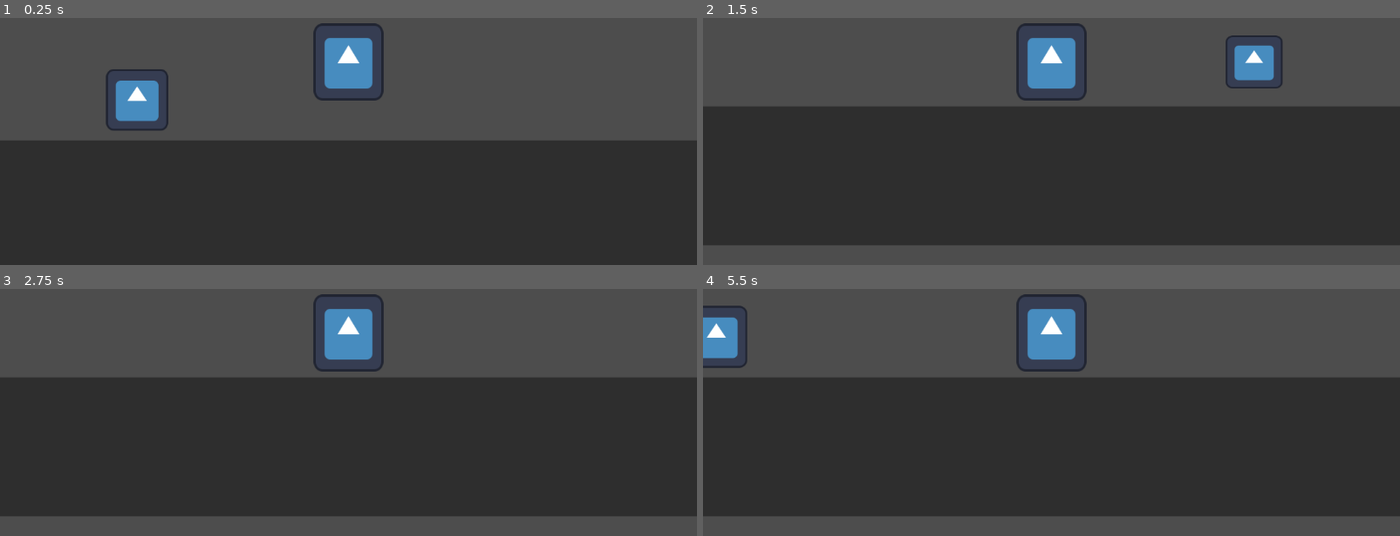
Above: before the commit, frames 1-4 (two rows, left to right).
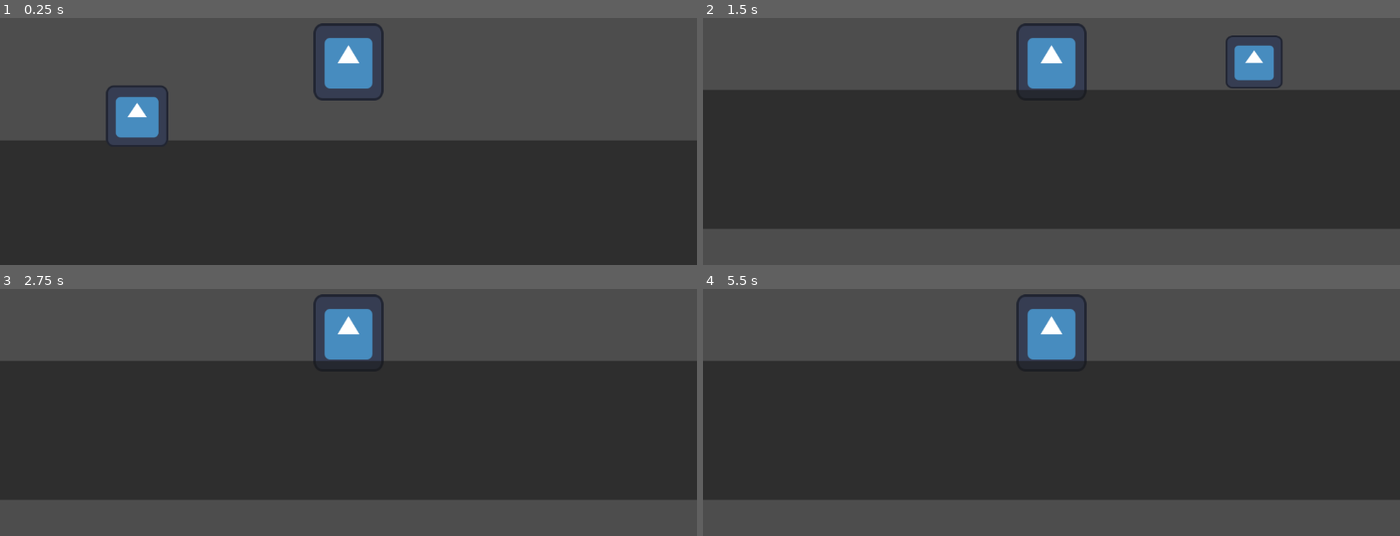
Above: after the commit, the same moments.

Repository: pieberrykinnie/witchs-forest
Game: Godot game, scene res://World.tscn
Two runs of this game, one before a commit and one after it. Both use one fixed random seed, a clock stepped at 60 frames per second and the inputs below. This scene is started directly instead of the project's main scene. The engine's default icon, where the game draws it, is replaced by a stand-in: a white triangle on a blue panel in a dark square.
Inputs:
- Up to frame 1 (0.25 s): no input
- Up to frame 2 (1.5 s): tap Enter (ui_accept) at 0.5, 0.77 s; hold Right (ui_right) from 0.53 s (still down)
- Up to frame 3 (2.75 s): tap Enter (ui_accept) at 1.52 s; release Right (ui_right) at 2.03 s; hold Left (ui_left) from 2.03 s (still down)
- Up to frame 4 (5.5 s): tap Enter (ui_accept) at 2.75, 3.02, 3.5, 3.77, 4.52 s; release Left (ui_left) at 2.78 s; hold Right (ui_right) 2.78-4.28 s; hold Left (ui_left) 4.28-5.03 s; hold Right (ui_right) from 5.03 s (still down)

The runs differ from the first frame. In frame 1, 1.3% of the frame differs, in the area x 15-25%, y 20-52%; in frame 2, 13%; in frame 3, 13%; in frame 4, 13%, in the area x 0-100%, y 6-92%.

Commit message:
Add files via upload

Diff:
--- a/Player/World.tscn
+++ b/Player/World.tscn
@@ -9,6 +9,9 @@
 [sub_resource type="RectangleShape2D" id="RectangleShape2D_ede3v"]
 size = Vector2(1909.5, 154)
 
+[sub_resource type="RectangleShape2D" id="RectangleShape2D_ryc1w"]
+size = Vector2(1046, 125)
+
 [node name="World" type="Node2D"]
 position = Vector2(-77, 58)
 
@@ -16,7 +19,7 @@
 position = Vector2(615, 184)
 
 [node name="StaticBody2D" type="StaticBody2D" parent="."]
-position = Vector2(220, 25)
+position = Vector2(226, 42)
 collision_mask = 6
 
 [node name="CollisionShape2D" type="CollisionShape2D" parent="StaticBody2D"]
@@ -24,12 +27,16 @@
 shape = SubResource("RectangleShape2D_db4ot")
 
 [node name="CollisionShape2D3" type="CollisionShape2D" parent="StaticBody2D"]
-position = Vector2(1622, 164)
+position = Vector2(2413, 174)
 shape = SubResource("RectangleShape2D_db4ot")
 
 [node name="CollisionShape2D2" type="CollisionShape2D" parent="StaticBody2D"]
 position = Vector2(802.25, 340)
 shape = SubResource("RectangleShape2D_ede3v")
+
+[node name="CollisionShape2D4" type="CollisionShape2D" parent="StaticBody2D"]
+position = Vector2(1922, 442)
+shape = SubResource("RectangleShape2D_ryc1w")
 
 [node name="Panel" type="Panel" parent="."]
 offset_left = 74.0
--- a/Player/player.tscn
+++ b/Player/player.tscn
@@ -27,8 +27,11 @@
 zoom = Vector2(1.6, 1.6)
 
 [node name="Area2D" type="Area2D" parent="."]
+collision_layer = 2
+collision_mask = 4
 
 [node name="CollisionShape2D" type="CollisionShape2D" parent="Area2D"]
 shape = SubResource("RectangleShape2D_qa6mr")
+debug_color = Color(0.760784, 0.25098, 0.92549, 0.419608)
 
 [connection signal="body_entered" from="Area2D" to="." method="_on_area_2d_body_entered"]
--- a/Player/slime.gd
+++ b/Player/slime.gd
@@ -7,6 +7,7 @@
 # Get the gravity from the project settings to be synced with RigidBody nodes.
 var gravity = ProjectSettings.get_setting("physics/2d/default_gravity")
 var toward = -1
+var hp = 2
 
 func _physics_process(delta):
 	# Add the gravity.
@@ -21,7 +22,12 @@
 
 func _on_wall_detection_body_entered(body):
 	toward *= (-1)
+	print("touching wall")
 
 
-func _on_wall_detection_area_shape_entered(area_rid, area, area_shape_index, local_shape_index):
-	toward *= (-1)
+
+
+func _on_bullet_detection_body_entered(body):
+	hp -= 1
+	if hp <= 0:
+		queue_free()
--- a/Player/slime.tscn
+++ b/Player/slime.tscn
@@ -7,16 +7,18 @@
 size = Vector2(64, 64)
 
 [sub_resource type="RectangleShape2D" id="RectangleShape2D_kd4np"]
-size = Vector2(20, 64)
+size = Vector2(20, 48)
 
 [sub_resource type="RectangleShape2D" id="RectangleShape2D_og4pe"]
-size = Vector2(20, 61)
+size = Vector2(20, 48)
+
+[sub_resource type="RectangleShape2D" id="RectangleShape2D_hsxx3"]
+size = Vector2(64, 64)
 
 [node name="Slime" type="CharacterBody2D"]
 position = Vector2(400, 256)
 collision_layer = 4
 script = ExtResource("1_hvlgl")
-metadata/_edit_group_ = true
 
 [node name="Sprite2D" type="Sprite2D" parent="."]
 scale = Vector2(0.5, 0.5)
@@ -27,6 +29,7 @@
 debug_color = Color(0.792157, 0.32549, 0.701961, 0.419608)
 
 [node name="WallDetection" type="Area2D" parent="."]
+collision_mask = 8
 
 [node name="CollisionShape2D" type="CollisionShape2D" parent="WallDetection"]
 position = Vector2(-46, 0)
@@ -36,5 +39,11 @@
 position = Vector2(40, 0)
 shape = SubResource("RectangleShape2D_og4pe")
 
-[connection signal="area_shape_entered" from="WallDetection" to="." method="_on_wall_detection_area_shape_entered"]
+[node name="BulletDetection" type="Area2D" parent="."]
+
+[node name="CollisionShape2D" type="CollisionShape2D" parent="BulletDetection"]
+shape = SubResource("RectangleShape2D_hsxx3")
+debug_color = Color(0.25098, 0.627451, 0.301961, 0.419608)
+
 [connection signal="body_entered" from="WallDetection" to="." method="_on_wall_detection_body_entered"]
+[connection signal="body_entered" from="BulletDetection" to="." method="_on_bullet_detection_body_entered"]
Not shown: 1 places in Player/World.tscn that only renumber resources
Not shown: 1 places in Player/slime.tscn that only renumber resources
